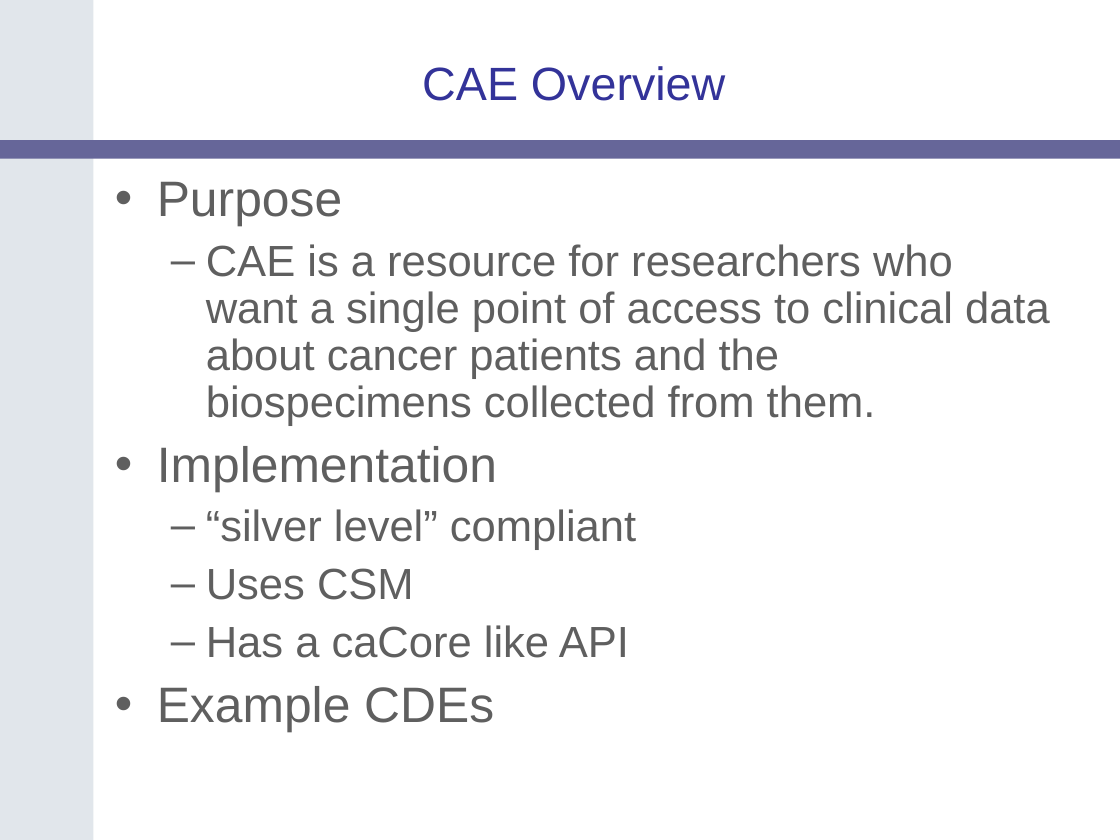
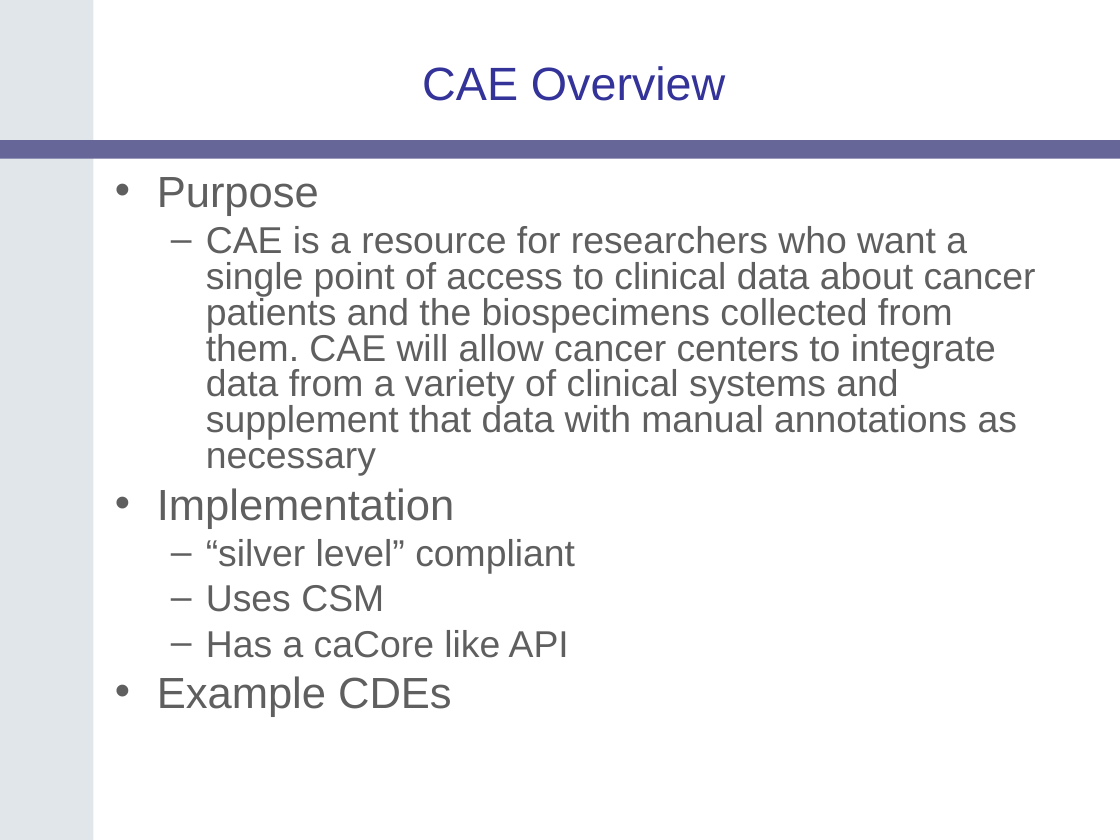
Before and after one commit to NCIP/catrip, a slide deck: slide 11 of catrip/documentation/presentations/catrip_f2f_2006_05/catrip_f2f_introduction_2006_05.ppt. Drawn at 1120x840 pixels with LibreOffice and Linux fonts; fonts in the diff are those of the drawing; background and template pictures are left out. Boxes give left, top, right and bottom in pixels: in the first picture for what was removed or moved away, otherwise in the second. Text is boxed around its words. In the diff, an @@ line names an element or a change of style, - is before the commit and + after.

Commit message:
updated CAE
SVN-Revision: 59

```diff
--- a/catrip/documentation/presentations/catrip_f2f_2006_05/catrip_f2f_introduction_2006_05.ppt
+++ b/catrip/documentation/presentations/catrip_f2f_2006_05/catrip_f2f_introduction_2006_05.ppt
@@ text at bbox=[157, 177, 575, 717]: size 32 to 28 pt in "Purpose", "Implementation", "Example CDEs"; size 28 to 24 pt in "“silver level” compliant", "Uses CSM", "Has a caCore like API"; line spacing 0.9 to 0.8; less space between paragraphs @@
@@ text at bbox=[206, 226, 1036, 476]: text changed; size 28 to 24 pt @@
-  – CAE is a resource for researchers who want a single point of access to clinical data about cancer patients and the biospecimens collected from them.
+  – CAE is a resource for researchers who want a single point of access to clinical data about cancer patients and the biospecimens collected from them. CAE will allow cancer centers to integrate data from a variety of clinical systems and supplement that data with manual annotations as necessary
```
